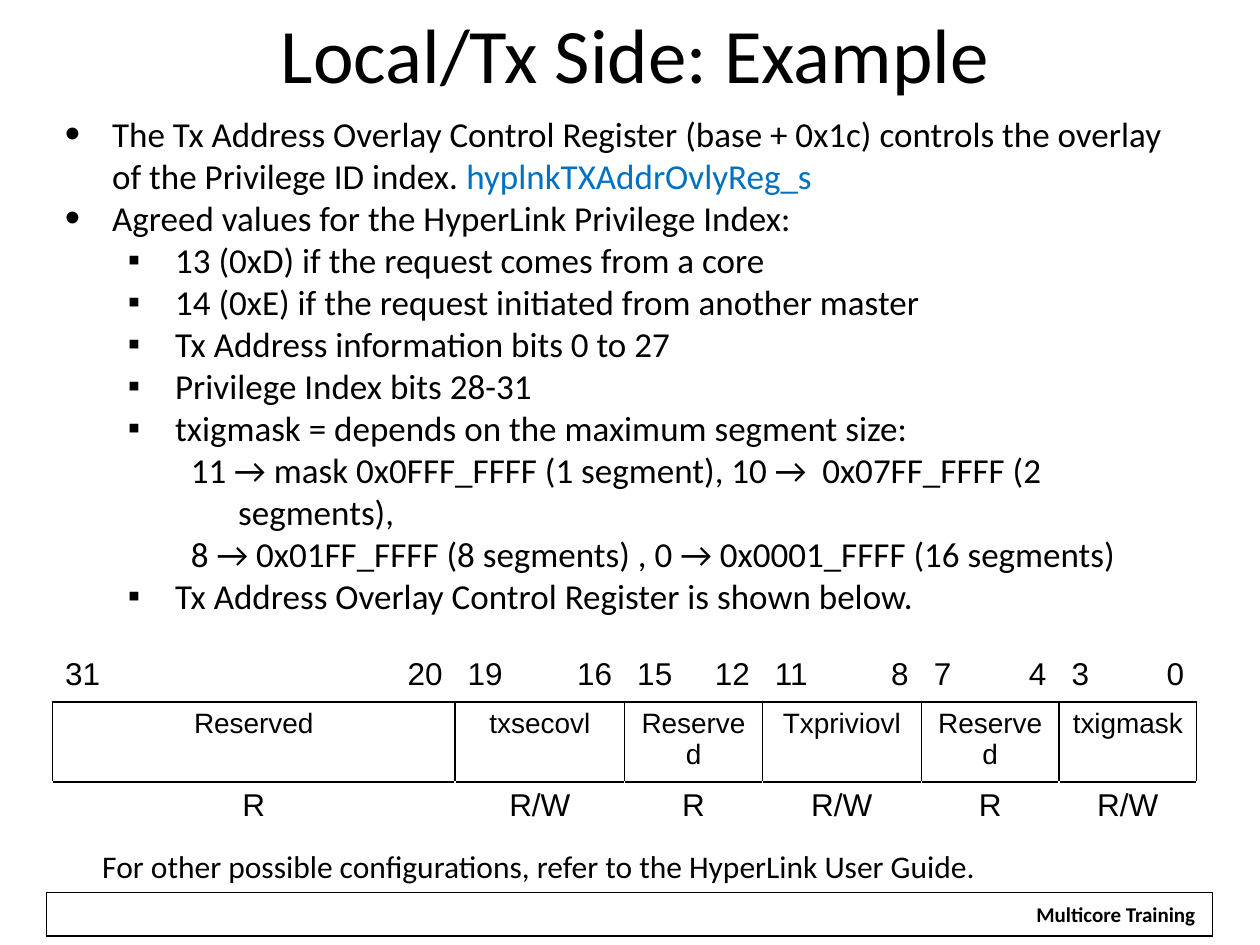
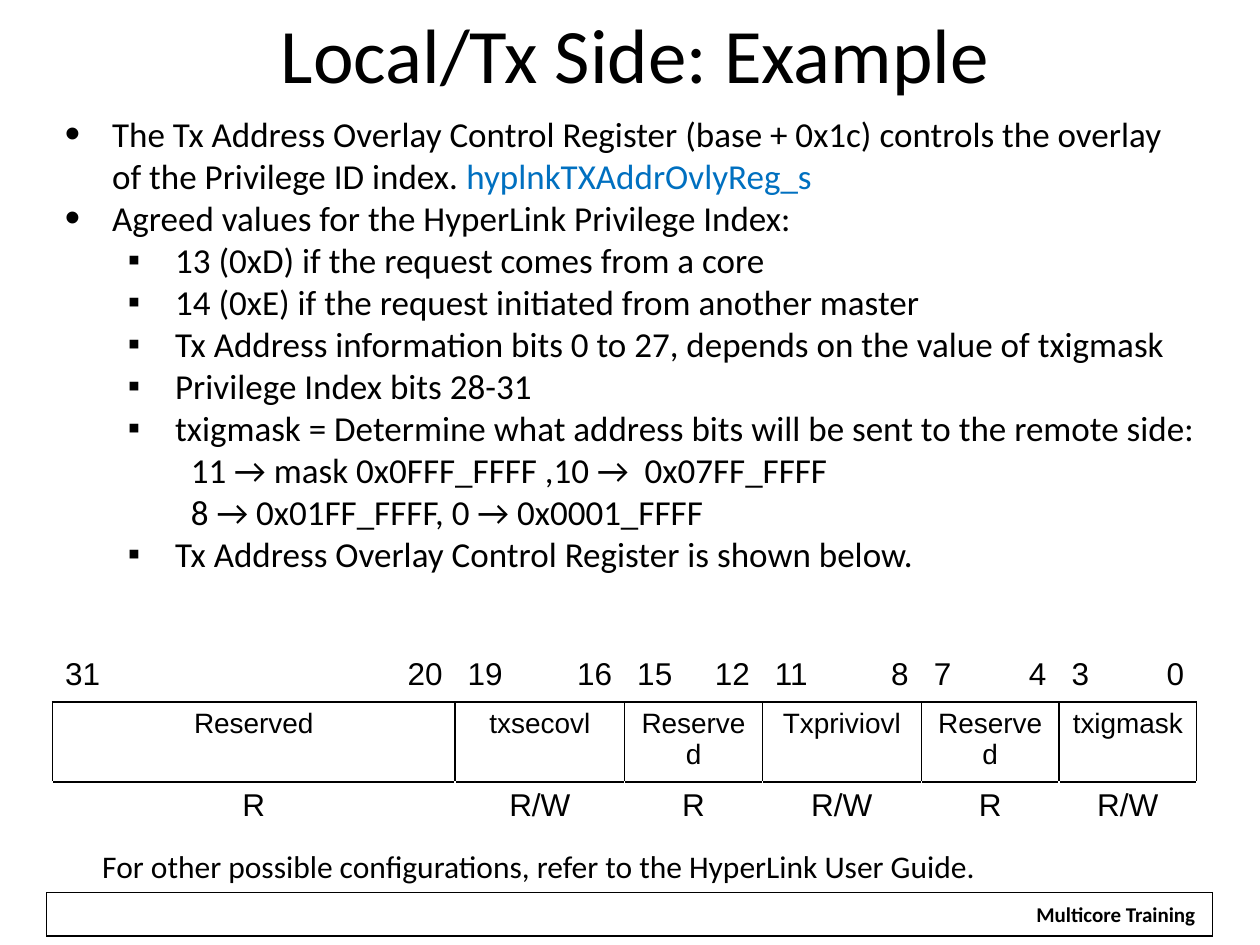
Before and after one commit to hari1989/keystone-workshop, a slide deck: slide 27 of slides/Intro to Hyperlink.pptx. Drawn at 1260x945 pixels with LibreOffice and Linux fonts; fonts in the diff are those of the drawing; background and template pictures are left out. Boxes give left, top, right and bottom in pixels: in the first picture for what was removed or moved away, otherwise in the second. Text is boxed around its words. In the diff, an @@ line names an element or a change of style, - is before the commit and + after.

```diff
--- a/slides/Intro to Hyperlink.pptx
+++ b/slides/Intro to Hyperlink.pptx
@@ text at (x1=175, y1=332, x2=1164, y2=363): text changed @@
-  ▪ Tx Address information bits 0 to 27
+  ▪ Tx Address information bits 0 to 27, depends on the value of txigmask
@@ text at (x1=175, y1=416, x2=1194, y2=530): text changed @@
-  ▪ txigmask = depends on the maximum segment size:
-    11 → mask 0x0FFF_FFFF (1 segment), 10 → 0x07FF_FFFF (2 segments),
-    8 → 0x01FF_FFFF (8 segments) , 0 → 0x0001_FFFF (16 segments)
+  ▪ txigmask = Determine what address bits will be sent to the remote side:
+    11 → mask 0x0FFF_FFFF ,10 → 0x07FF_FFFF
+    8 → 0x01FF_FFFF, 0 → 0x0001_FFFF
```
Also in this commit, not shown: 11 other slides changed.
